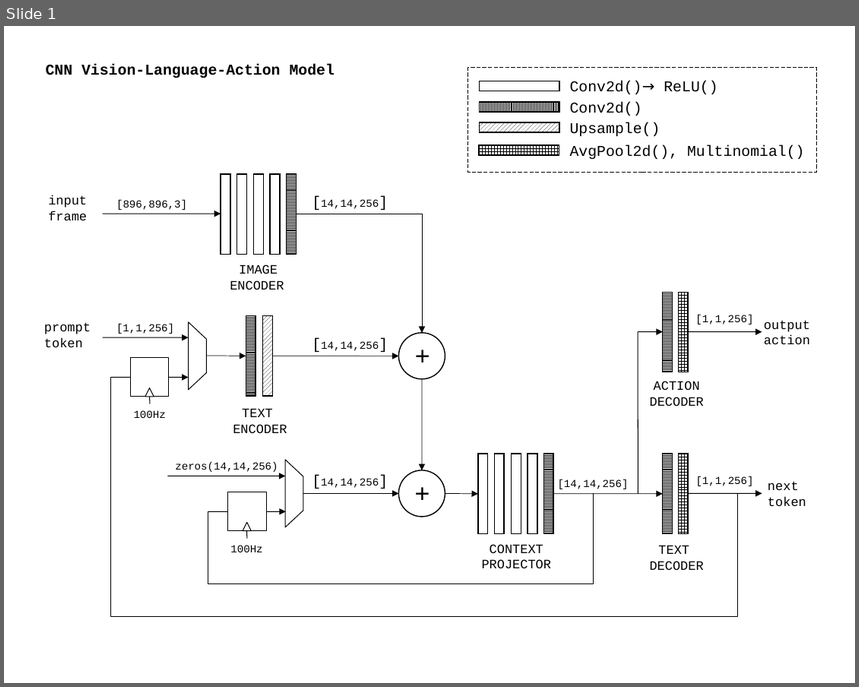
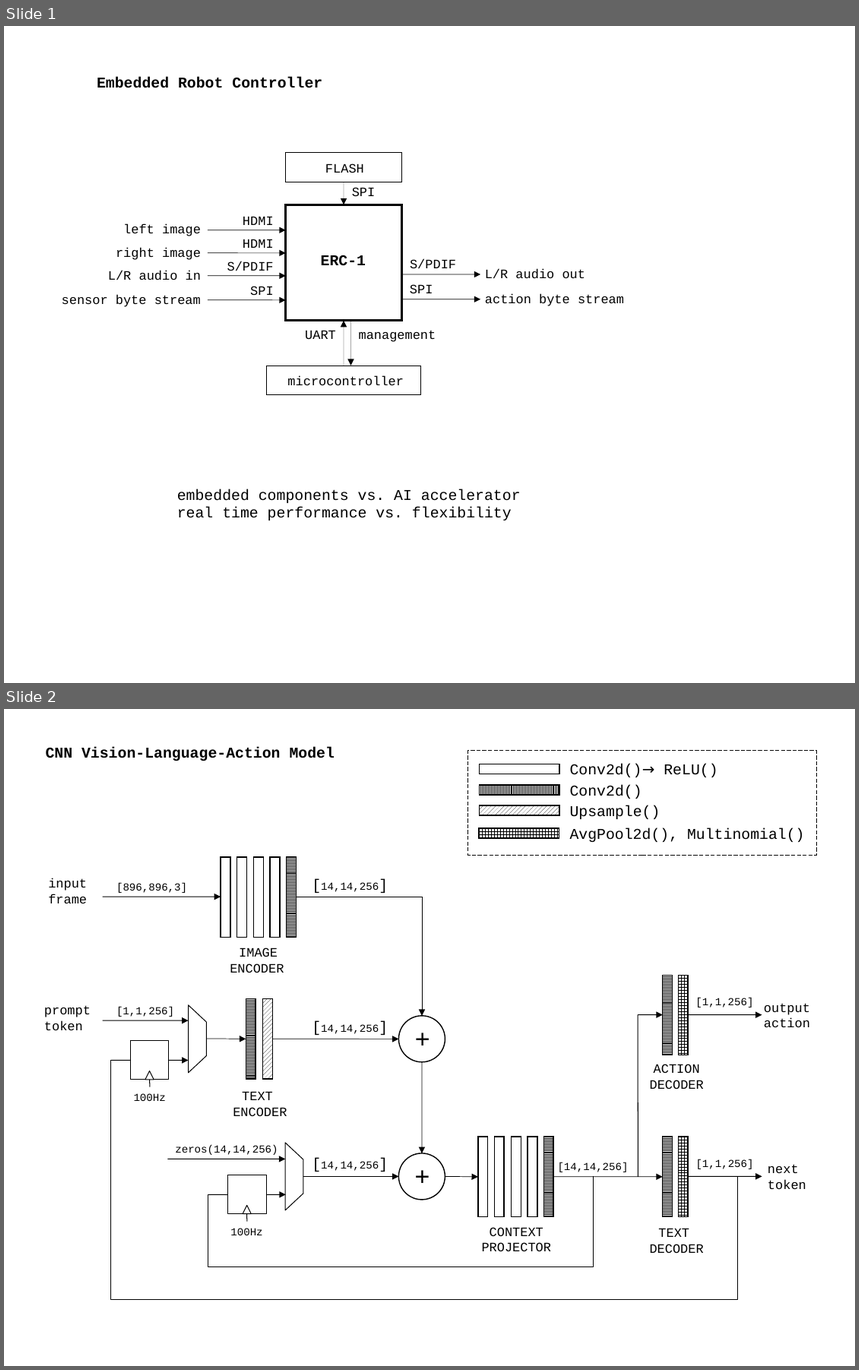
Before and after one commit to siliconperception/devices, a slide deck: dev/cnnlm.odp. Shown one above the other, each under a label of ours: slide 1 before the commit, slides 1 and 2 after it. The pictures are 859x687 and 859x1370 pixels, drawn with LibreOffice and Linux fonts; fonts in the diff are those of the drawing. Boxes give left, top, right and bottom in pixels: in the first picture for what was removed or moved away, otherwise in the second. Text is boxed around its words. In the diff, an @@ line names an element or a change of style, - is before the commit and + after.

```diff
--- a/dev/cnnlm.odp
+++ b/dev/cnnlm.odp
@@ slide 1 added at [4, 26, 855, 683], background #FFFFFF @@
@@ text added at [97, 77, 322, 88], 14 pt, text #000000, bold @@
+Embedded Robot Controller
@@ rectangle added at [286, 153, 401, 183], outline #000000 0.71 pt @@
@@ text added at [325, 164, 364, 173], 12 pt, text #000000 @@
+FLASH
@@ arrow added from (344, 183) to (344, 205), #000000 0 pt @@
@@ rectangle added at [286, 205, 401, 321], outline #000000 2.15 pt @@
@@ text added at [352, 187, 376, 196], 12 pt, text #000000 @@
+SPI
@@ text added at [123, 224, 201, 237], 12 pt, text #000000 @@
+left image
@@ arrow added from (208, 230) to (286, 230), #000000 0.51 pt @@
@@ text added at [243, 216, 274, 225], 12 pt, text #000000 @@
+HDMI
@@ text added at [116, 247, 201, 260], 12 pt, text #000000 @@
+right image
@@ arrow added from (208, 253) to (286, 253), #000000 0.51 pt @@
@@ text added at [243, 239, 274, 248], 12 pt, text #000000 @@
+HDMI
@@ text added at [108, 270, 201, 281], 12 pt, text #000000 @@
+L/R audio in
@@ arrow added from (208, 276) to (286, 276), #000000 0.51 pt @@
@@ text added at [227, 261, 274, 271], 12 pt, text #000000 @@
+S/PDIF
@@ text added at [321, 255, 366, 266], 14 pt, text #000000, bold @@
+ERC-1
@@ arrow added from (402, 275) to (481, 275), #000000 0.51 pt @@
@@ text added at [410, 259, 456, 269], 12 pt, text #000000 @@
+S/PDIF
@@ text added at [485, 269, 586, 279], 12 pt, text #000000 @@
+L/R audio out
@@ text added at [62, 295, 201, 307], 12 pt, text #000000 @@
+sensor byte stream
@@ text added at [250, 286, 274, 295], 12 pt, text #000000 @@
+SPI
@@ arrow added from (402, 299) to (481, 300), #000000 0.51 pt @@
@@ text added at [410, 284, 433, 294], 12 pt, text #000000 @@
+SPI
@@ text added at [485, 294, 624, 306], 12 pt, text #000000 @@
+action byte stream
@@ arrow added from (208, 300) to (286, 300), #000000 0.51 pt @@
@@ arrow added from (344, 366) to (344, 321), #000000 0 pt @@
@@ arrow added from (351, 321) to (351, 366), #000000 0 pt @@
@@ text added at [305, 330, 336, 339], 12 pt, text #000000 @@
+UART
@@ text added at [359, 330, 436, 342], 12 pt, text #000000 @@
+management
@@ rectangle added at [266, 366, 421, 396], outline #000000 0.71 pt @@
@@ text added at [287, 376, 404, 385], 12 pt, text #000000 @@
+microcontroller
@@ text added at [177, 490, 521, 521], 14 pt, text #000000 @@
+embedded components vs. AI accelerator
+real time performance vs. flexibility
@@ what was slide 1 is now slide 2 @@
```
Also in this commit, not shown: 2 other files.
